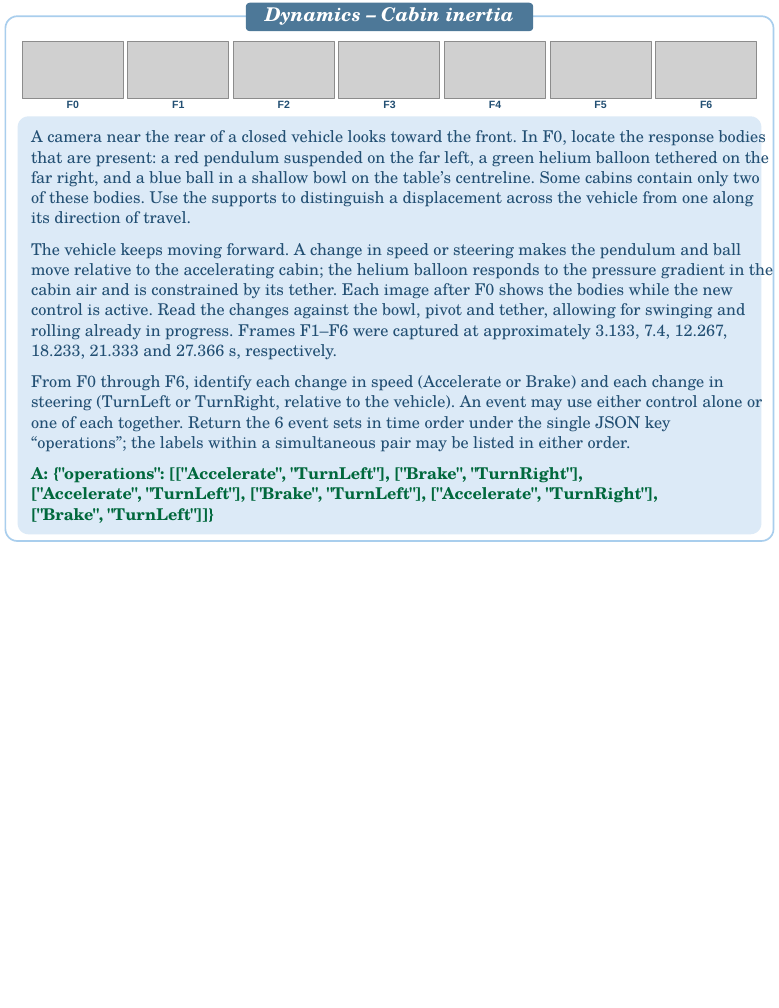
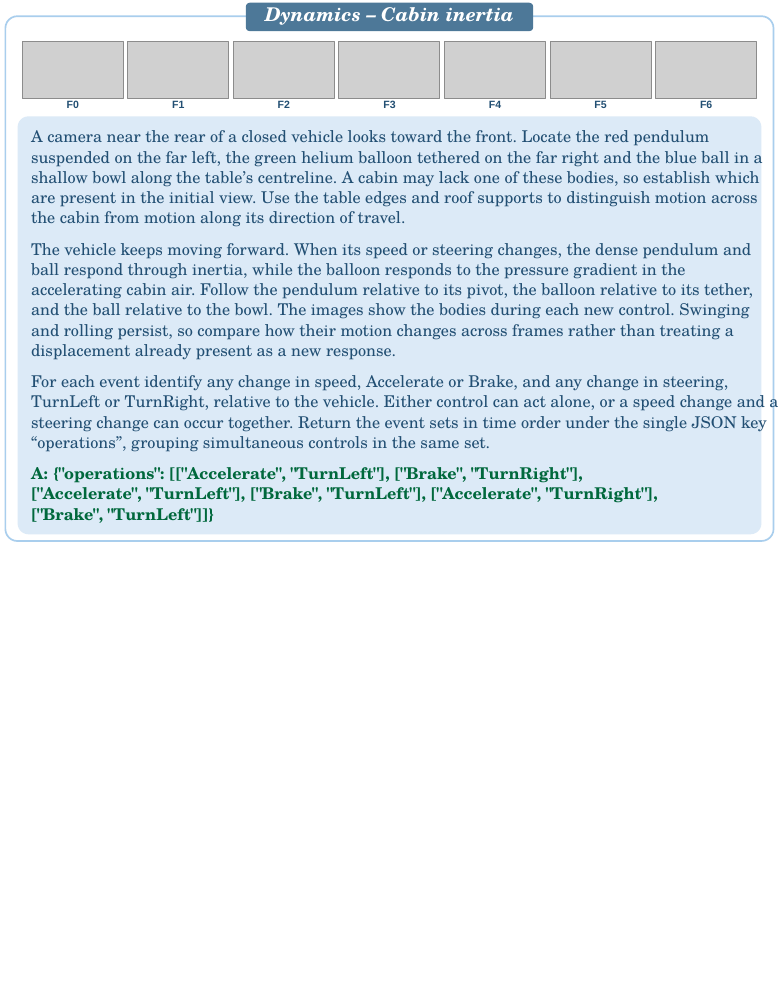
Before and after one commit to PIER-Lab/CaveBench, a slide deck: slide 1 of docs/assets/cases/CaveBench_Case_Studies.pptx. Drawn at 779x1008 pixels with LibreOffice and Linux fonts; fonts in the diff are those of the drawing; grey boxes stand for pictures. Boxes give left, top, right and bottom in pixels: in the first picture for what was removed or moved away, otherwise in the second. Text is boxed around its words. In the diff, an @@ line names an element or a change of style, - is before the commit and + after.

```diff
--- a/docs/assets/cases/CaveBench_Case_Studies.pptx
+++ b/docs/assets/cases/CaveBench_Case_Studies.pptx
@@ text at [31,130,759,227]: text changed @@
-A camera near the rear of a closed vehicle looks toward the front. In F0, locate the response bodies
-that are present: a red pendulum suspended on the far left, a green helium balloon tethered on the
-far right, and a blue ball in a shallow bowl on the table’s centreline. Some cabins contain only two
-of these bodies. Use the supports to distinguish a displacement across the vehicle from one along
-its direction of travel.
+A camera near the rear of a closed vehicle looks toward the front. Locate the red pendulum
+suspended on the far left, the green helium balloon tethered on the far right and the blue ball in a
+shallow bowl along the table’s centreline. A cabin may lack one of these bodies, so establish which
+are present in the initial view. Use the table edges and roof supports to distinguish motion across
+the cabin from motion along its direction of travel.
@@ text at [31,243,753,360]: text changed @@
-The vehicle keeps moving forward. A change in speed or steering makes the pendulum and ball
-move relative to the accelerating cabin; the helium balloon responds to the pressure gradient in the
-cabin air and is constrained by its tether. Each image after F0 shows the bodies while the new
-control is active. Read the changes against the bowl, pivot and tether, allowing for swinging and
-rolling already in progress. Frames F1–F6 were captured at approximately 3.133, 7.4, 12.267,
-18.233, 21.333 and 27.366 s, respectively.
+The vehicle keeps moving forward. When its speed or steering changes, the dense pendulum and
+ball respond through inertia, while the balloon responds to the pressure gradient in the
+accelerating cabin air. Follow the pendulum relative to its pivot, the balloon relative to its tether,
+and the ball relative to the bowl. The images show the bodies during each new control. Swinging
+and rolling persist, so compare how their motion changes across frames rather than treating a
+displacement already present as a new response.
@@ text at [31,375,767,452]: text changed @@
-From F0 through F6, identify each change in speed (Accelerate or Brake) and each change in
-steering (TurnLeft or TurnRight, relative to the vehicle). An event may use either control alone or
-one of each together. Return the 6 event sets in time order under the single JSON key
-“operations”; the labels within a simultaneous pair may be listed in either order.
+For each event identify any change in speed, Accelerate or Brake, and any change in steering,
+TurnLeft or TurnRight, relative to the vehicle. Either control can act alone, or a speed change and a
+steering change can occur together. Return the event sets in time order under the single JSON key
+“operations”, grouping simultaneous controls in the same set.
```
Also in this commit, not shown: 19 other slides changed.
